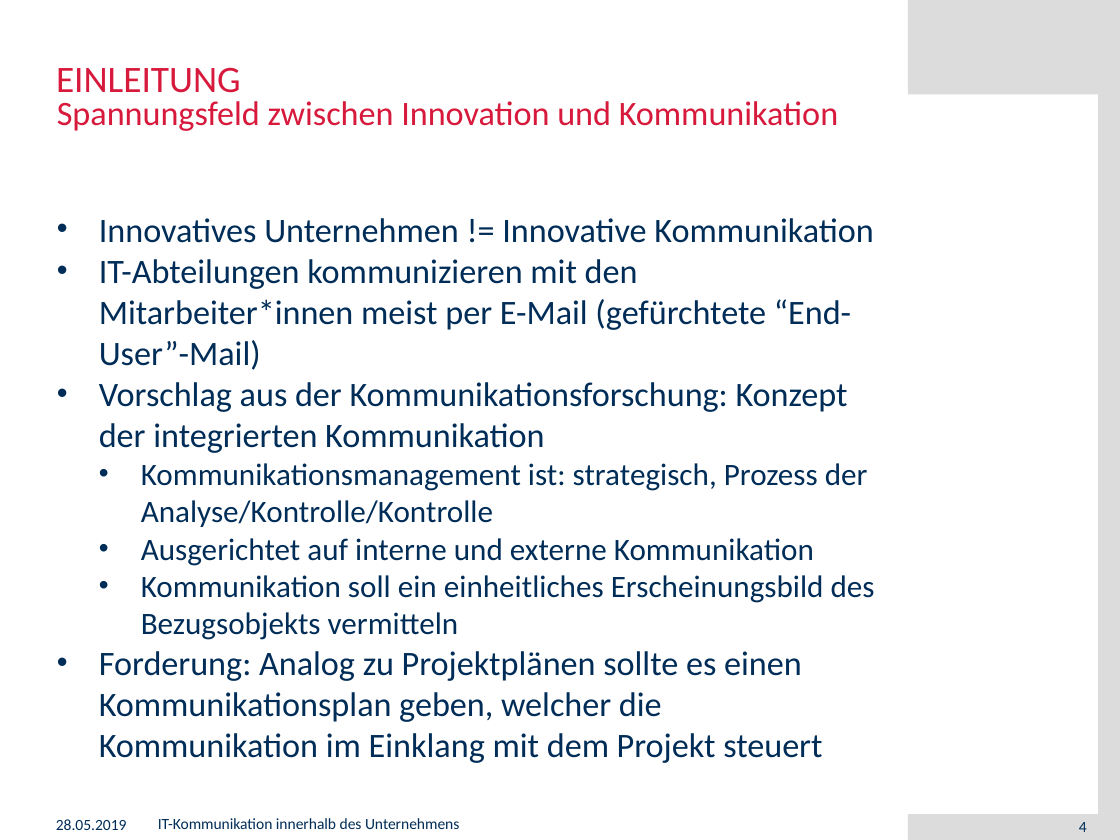
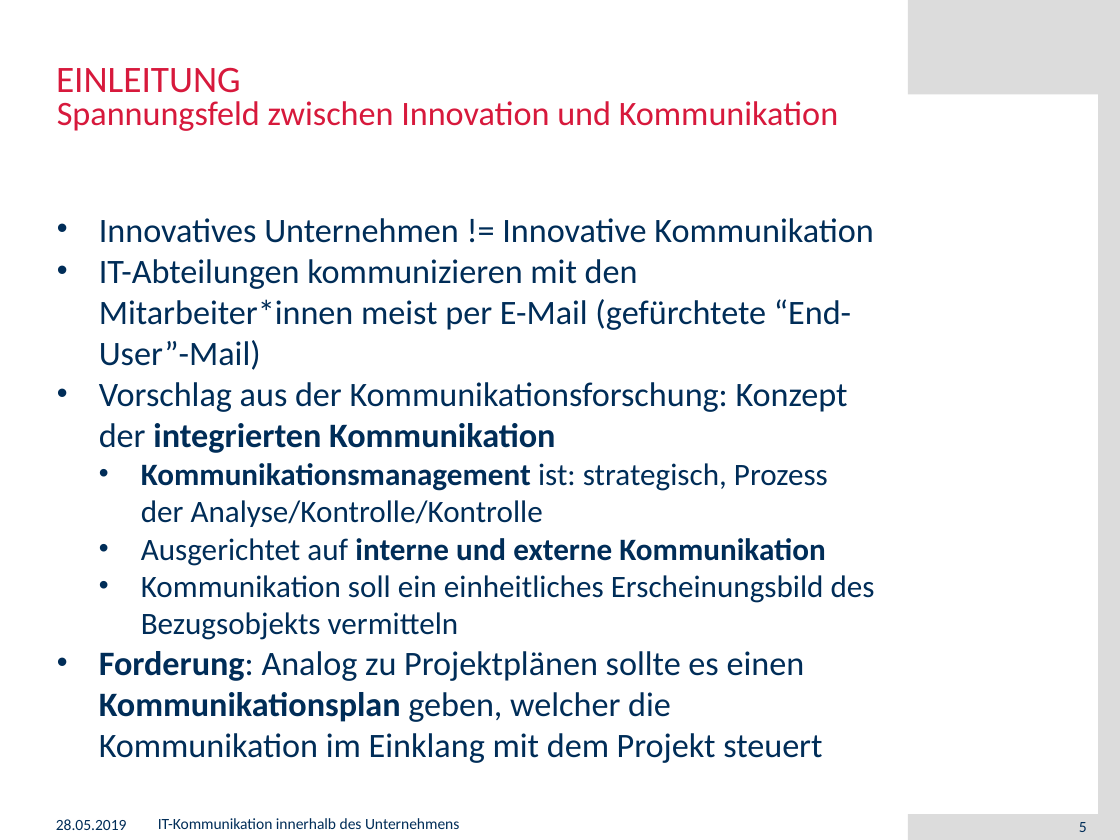
Before and after one commit to muensto/itm_vortrag_1233, a slide deck: slide 5 of 20190528.pptx (slide 4 before the commit). Drawn at 1120x840 pixels with LibreOffice and Linux fonts; fonts in the diff are those of the drawing; background and template pictures are left out. Boxes give left, top, right and bottom in pixels: in the first picture for what was removed or moved away, otherwise in the second. Text is boxed around its words. In the diff, an @@ line names an element or a change of style, - is before the commit and + after.

```diff
--- a/20190528.pptx
+++ b/20190528.pptx
@@ text at <box>99,382,848,763</box>: bold on in "integrierten Kommunikation", "Kommunikationsmanagement", "interne und externe Kommunikation", "Forderung: Kommunikationsplan" @@
@@ page number at <box>1079,822,1087,832</box>: text changed @@
-4
+5
```
Also in this commit, not shown: 7 other slides changed, 1 slide added, 1 slide removed.
